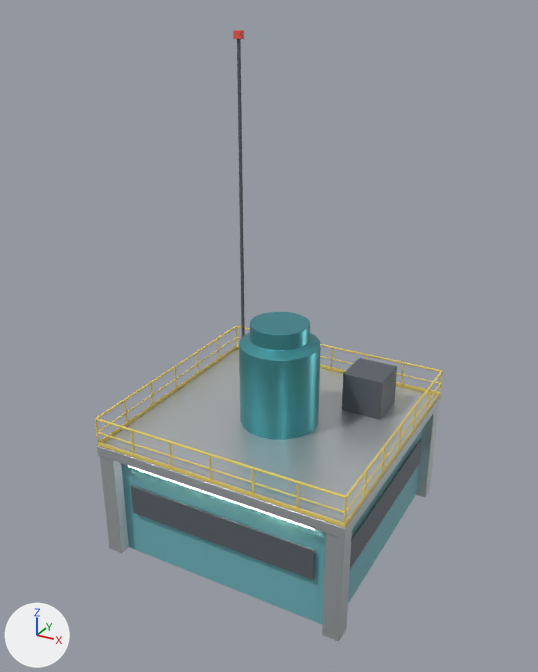
One commit to the FBX model unity/MissionForge/Assets/MissionForge/Art/Environment/LaunchPad/Models/Hero/hero_tower_crown.fbx: the scene before it, then after it.
Before and after are seen from a camera (50 mm lens) standing at (11.7, -22.0, 19.0) and looking at (-0.2, -0.5, 8.2). The axes (+X, +Y, +Z) are drawn at lower left. The lights are the same throughout. The first picture is the older version. Where no turn or scale is listed for an object, it has been applied to the vertices. Vertices at exactly the same position are counted once.

Script lines for the objects in view, before the commit:
```python
me_hero_tower_crown_001 = bpy.data.meshes.new('hero_tower_crown.001')
me_hero_tower_crown_001.from_pydata(...)  # 2883 vertices, 2780 faces; spans x -4.8..4.8, y -4.8..4.9, z 0.0..18.2
# faces by material slot: [270, 200, 54, 1906, 242, 54, 54]
me_hero_tower_crown_001.materials.append(mat_hero_white)  # light grey #ced4d7
me_hero_tower_crown_001.materials.append(mat_hero_teal)  # cyan #50a6ad
me_hero_tower_crown_001.materials.append(mat_hero_clad)  # cyan #6fb3bc
me_hero_tower_crown_001.materials.append(mat_hero_rail)  # yellow #edd36c
me_hero_tower_crown_001.materials.append(mat_hero_dark)  # dark grey #596169
me_hero_tower_crown_001.materials.append(mat_lamp)  # pale yellow #fff3da, glowing beige #ffedcb
me_hero_tower_crown_001.materials.append(mat_warning_red)  # red #f35950
ob_hero_tower_crown = bpy.data.objects.new('hero_tower_crown', me_hero_tower_crown_001)
ob_hero_tower_crown.location = (0.0, 0.0, 0.0)
```
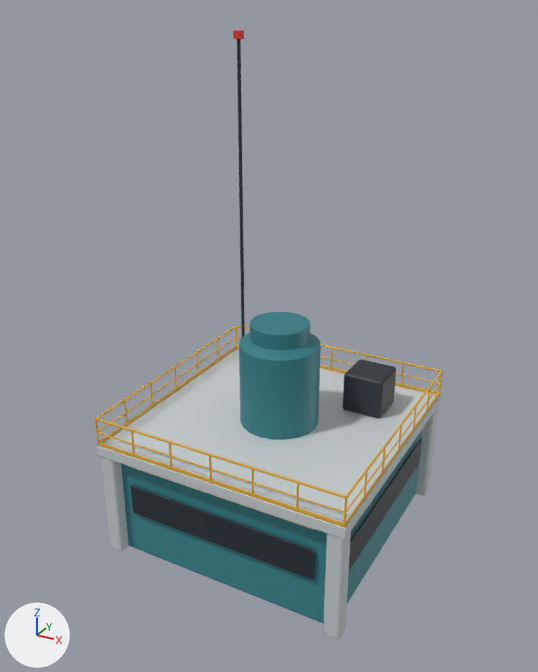
Edits to the bpy script that builds the scene:
```text
Add img_hero_atlas_albedo_png:
    img_hero_atlas_albedo_png = load_image('Hero_atlas_albedo.png', '../../Textures/Hero_atlas_albedo.png', 64, 64, 'sRGB')
Add mat_hero_atlas:
    mat_hero_atlas = principled_material('hero_atlas')
    mat_hero_atlas.texture = img_hero_atlas_albedo_png
Change me_hero_tower_crown_001:
    used by ob_hero_tower_crown; location = (0.0, 0.0, 0.0)
    remove me_hero_tower_crown_001.from_pydata(...)  # 2883 vertices, 2780 faces; spans x -4.8..4.8, y -4.8..4.9, z 0.0..18.2
    remove me_hero_tower_crown_001.materials.append(mat_hero_white)  # light grey #ced4d7
    remove me_hero_tower_crown_001.materials.append(mat_hero_teal)  # cyan #50a6ad
    remove me_hero_tower_crown_001.materials.append(mat_hero_clad)  # cyan #6fb3bc
    remove me_hero_tower_crown_001.materials.append(mat_hero_rail)  # yellow #edd36c
    remove me_hero_tower_crown_001.materials.append(mat_hero_dark)  # dark grey #596169
    remove me_hero_tower_crown_001.materials.append(mat_lamp)  # pale yellow #fff3da, glowing beige #ffedcb
    remove me_hero_tower_crown_001.materials.append(mat_warning_red)  # red #f35950
    add me_hero_tower_crown_001.from_pydata(...)  # 3123 vertices, 6032 faces; spans x -4.8..4.8, y -4.8..4.9, z 0.0..18.2
    me_hero_tower_crown_001 part 1: the loose piece of 56 vertices spanning x 4.2..4.8, y -4.8..-4.2, z 0.0..4.4 is rebuilt with 96 vertices and now spans x 4.2..4.8, y -4.8..-4.2, z 0.0..4.4, in mat_hero_atlas (picture img_hero_atlas_albedo_png)
    me_hero_tower_crown_001 part 2: the loose piece of 56 vertices spanning x 1.8..3.4, y 1.8..3.4, z 4.6..6.2 is rebuilt with 96 vertices and now spans x 1.8..3.4, y 1.8..3.4, z 4.6..6.2, in mat_hero_atlas (picture img_hero_atlas_albedo_png)
    me_hero_tower_crown_001 part 3: the loose piece of 56 vertices spanning x -4.4..4.4, y -4.4..4.4, z 0.0..4.2 is rebuilt with 96 vertices and now spans x -4.4..4.4, y -4.4..4.4, z 0.0..4.2, in mat_hero_atlas (picture img_hero_atlas_albedo_png)
    me_hero_tower_crown_001 part 4: the loose piece of 56 vertices spanning x -4.8..-4.2, y -4.8..-4.2, z 0.0..4.4 is rebuilt with 96 vertices and now spans x -4.8..-4.2, y -4.8..-4.2, z 0.0..4.4, in mat_hero_atlas (picture img_hero_atlas_albedo_png)
    me_hero_tower_crown_001 part 5: the loose piece of 56 vertices spanning x 4.2..4.8, y 4.2..4.8, z 0.0..4.4 is rebuilt with 96 vertices and now spans x 4.2..4.8, y 4.2..4.8, z 0.0..4.4, in mat_hero_atlas (picture img_hero_atlas_albedo_png)
    other edits to the shape of me_hero_tower_crown_001 do not show in these pictures
    add me_hero_tower_crown_001.materials.append(mat_hero_atlas)  # picture img_hero_atlas_albedo_png
```

Where the change shows, as pixel boxes (x1, y1, x2, y2) in the pictures (538 x 672 px):
'hero_tower_crown', reshaped
    before: (95, 30, 443, 642)
    after: (95, 30, 443, 639)
part 1 of me_hero_tower_crown_001, rebuilt (6% narrower)
    before: (322, 530, 352, 642)
    after: (323, 531, 351, 639)
part 2 of me_hero_tower_crown_001, rebuilt
    before: (342, 358, 397, 420)
    after: (343, 359, 396, 418)
part 3 of me_hero_tower_crown_001, rebuilt
    before: (121, 430, 422, 624)
    after: (121, 430, 422, 623)
part 4 of me_hero_tower_crown_001, rebuilt
    before: (100, 456, 129, 553)
    after: (101, 457, 129, 551)
part 5 of me_hero_tower_crown_001, rebuilt
    before: (416, 407, 438, 497)
    after: (416, 407, 438, 496)
